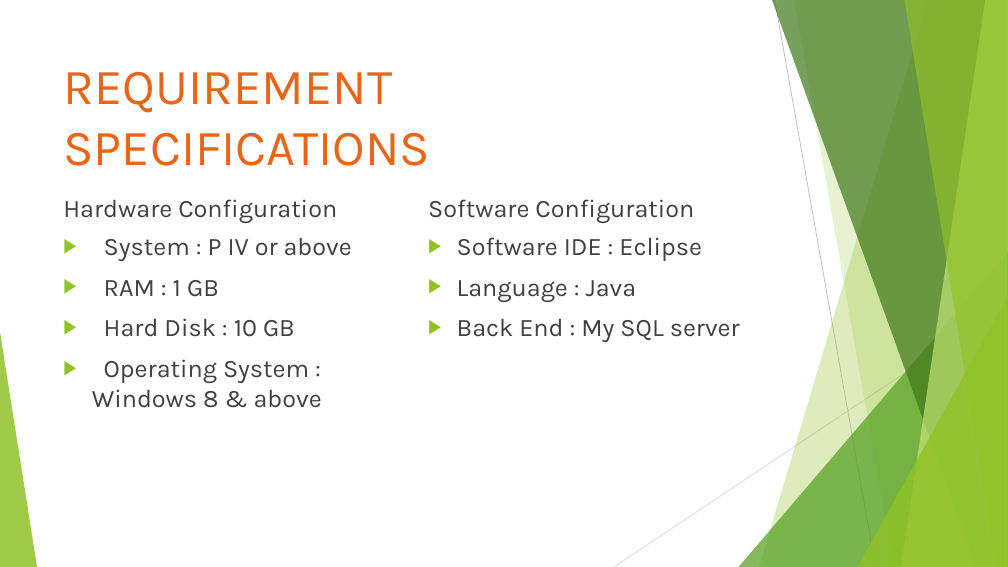
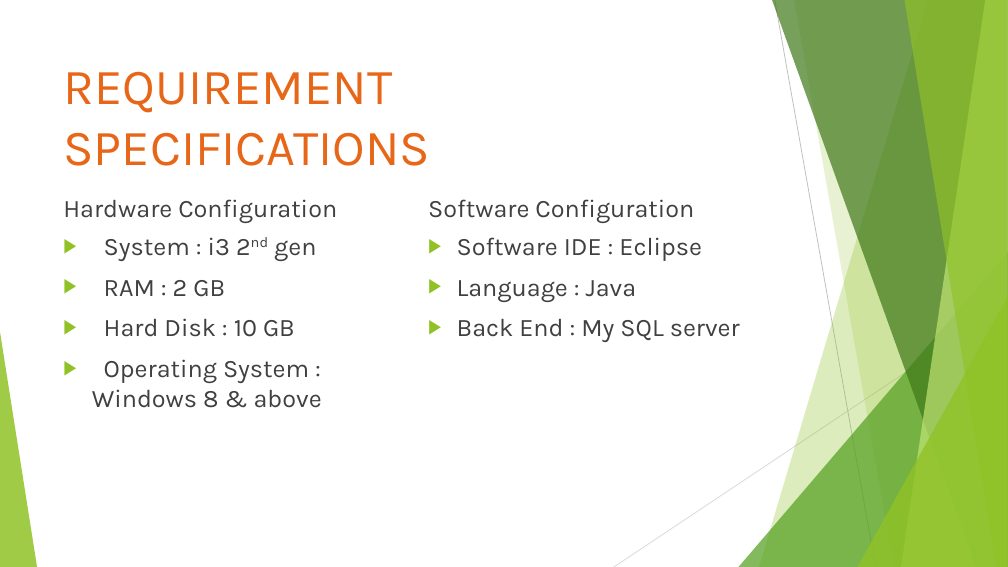
Before and after one commit to mohanabalaji/College_Management_System, a slide deck: slide 5 of PROJECT WORK PRESENTATION.pptx. Drawn at 1008x567 pixels with LibreOffice and Linux fonts; fonts in the diff are those of the drawing. Boxes give left, top, right and bottom in pixels: in the first picture for what was removed or moved away, otherwise in the second. Text is boxed around its words. In the diff, an @@ line names an element or a change of style, - is before the commit and + after.

```diff
--- a/PROJECT WORK PRESENTATION.pptx
+++ b/PROJECT WORK PRESENTATION.pptx
@@ text at <box>104,237,316,297</box>: text changed @@
-▶ System : P IV or above
-▶ RAM : 1 GB
+▶ System : i3 2nd gen
+▶ RAM : 2 GB
```
Also in this commit, not shown: 4 other slides changed, 5 slides added, 3 slides removed.
